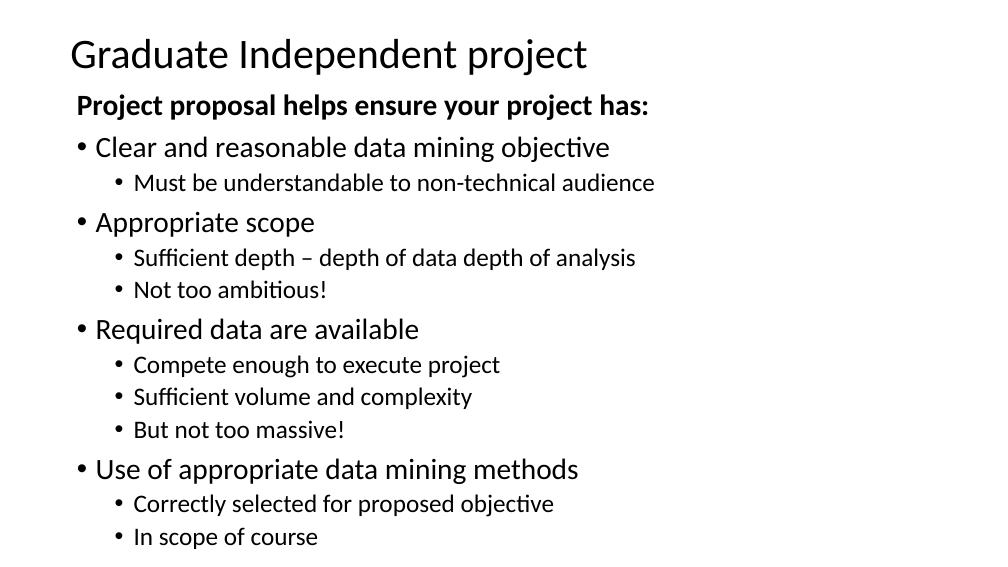
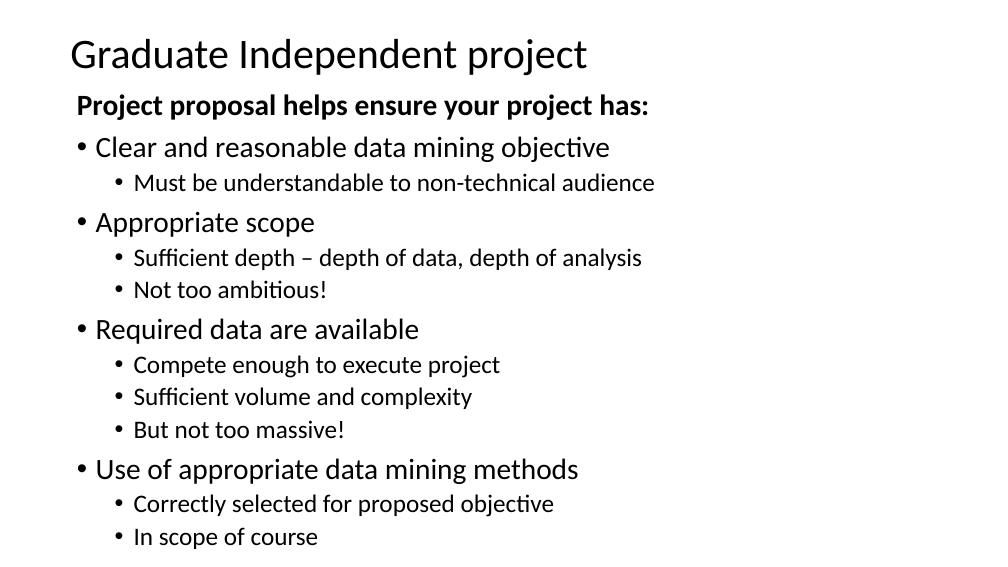
Before and after one commit to StephenElston/CSCI-E-108, a slide deck: slide 43 of slides/2_BigDataComputing.pptx. Drawn at 1008x567 pixels with LibreOffice and Linux fonts; fonts in the diff are those of the drawing. Boxes give left, top, right and bottom in pixels: in the first picture for what was removed or moved away, otherwise in the second. Text is boxed around its words. In the diff, an @@ line names an element or a change of style, - is before the commit and + after.

```diff
--- a/slides/2_BigDataComputing.pptx
+++ b/slides/2_BigDataComputing.pptx
@@ text at <box>134,248,642,270</box>: text changed @@
-  • Sufficient depth – depth of data depth of analysis
+  • Sufficient depth – depth of data, depth of analysis
```
Also in this commit, not shown: 3 other slides changed.
